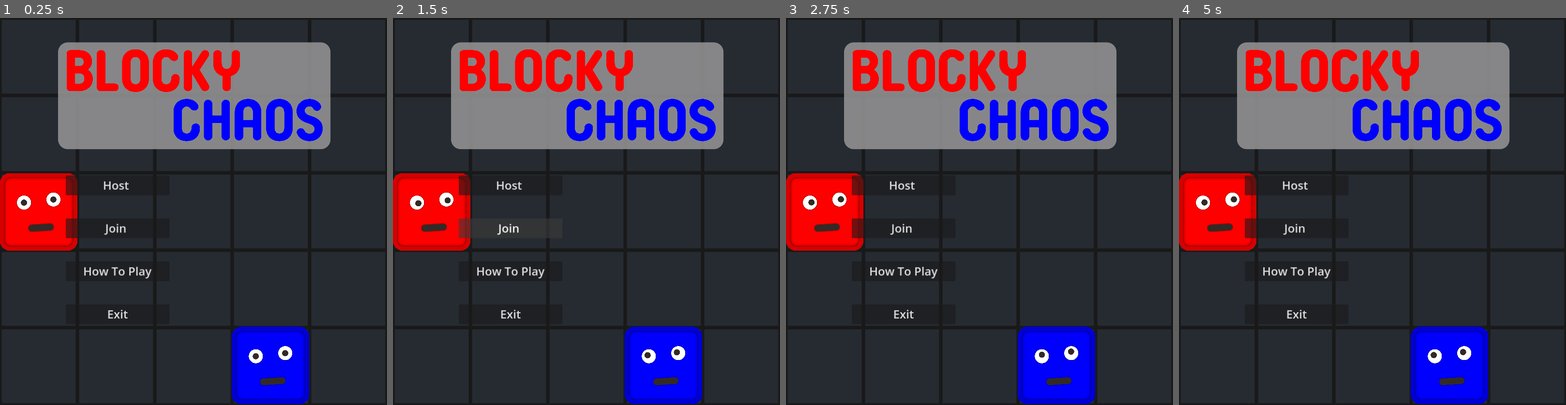
Above: before the commit, frames 1-4 (left to right).
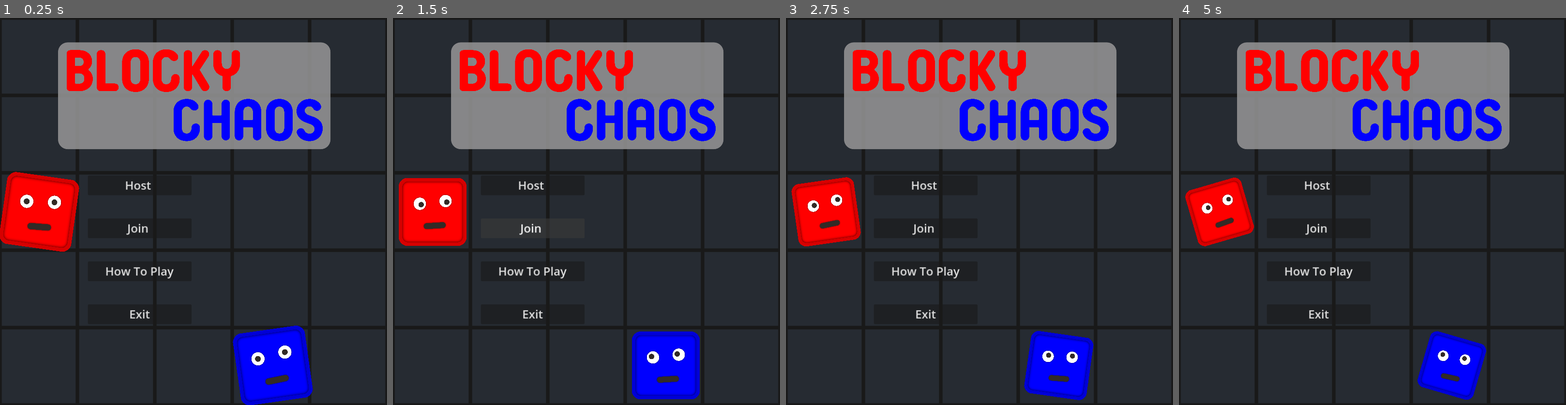
Above: after the commit, the same moments.

Repository: HephaistosForge/BlockyChaos
Game: Godot game, scene res://world/world.tscn
Two runs of this game, one before a commit and one after it. Both use one fixed random seed, a clock stepped at 60 frames per second and the inputs below.
Inputs (mouse positions are in pixels of both pictures, inside the frame that each line leads up to):
- Up to frame 1 (0.25 s): no input
- Up to frame 2 (1.5 s): move the mouse to (671, 192) at 0.52 s; hold D (right) 0.53-1.28 s; move the mouse to (509, 230) at 1.27 s; hold Escape (back_to_menu) from 1.28 s (still down)
- Up to frame 3 (2.75 s): move the mouse to (1018, 126) at 2.02 s; release Escape (back_to_menu) at 2.03 s; hold D (right) from 2.03 s (still down)
- Up to frame 4 (5 s): move the mouse to (1353, 288) at 2.77 s; release D (right) at 2.78 s; hold W (up) 2.78-3.53 s; move the mouse to (1488, 269) at 3.52 s; hold A (left) from 3.53 s (still down); move the mouse to (1256, 153) at 4.27 s

The runs differ from the first frame. In frame 1, 3.4% of the frame differs, in the area x 0-81%, y 39-100%; in frame 2, 4.4%; in frame 3, 5.4%; in frame 4, 6.2%, in the area x 0-80%, y 40-100%.

Commit message:
bouncing

Diff:
--- a/world/world.tscn
+++ b/world/world.tscn
@@ -104,6 +104,164 @@
 "fade_in": SubResource("Animation_va2wu")
 }
 
+[sub_resource type="Animation" id="Animation_cmqal"]
+resource_name = "bouncing"
+length = 2.0
+loop_mode = 1
+tracks/0/type = "value"
+tracks/0/imported = false
+tracks/0/enabled = true
+tracks/0/path = NodePath("MenuPlayerRed:rotation")
+tracks/0/interp = 1
+tracks/0/loop_wrap = true
+tracks/0/keys = {
+"times": PackedFloat32Array(0, 1),
+"transitions": PackedFloat32Array(1, 1),
+"update": 0,
+"values": [0.282743, -0.282743]
+}
+tracks/1/type = "value"
+tracks/1/imported = false
+tracks/1/enabled = true
+tracks/1/path = NodePath("MenuPlayerRed:position")
+tracks/1/interp = 1
+tracks/1/loop_wrap = true
+tracks/1/keys = {
+"times": PackedFloat32Array(0, 1),
+"transitions": PackedFloat32Array(1, 1),
+"update": 0,
+"values": [Vector2(-400, 1), Vector2(-395, 1)]
+}
+tracks/2/type = "value"
+tracks/2/imported = false
+tracks/2/enabled = true
+tracks/2/path = NodePath("MenuPlayerRed:scale")
+tracks/2/interp = 1
+tracks/2/loop_wrap = true
+tracks/2/keys = {
+"times": PackedFloat32Array(0, 1),
+"transitions": PackedFloat32Array(1, 1),
+"update": 0,
+"values": [Vector2(1, 1), Vector2(0.75, 0.75)]
+}
+tracks/3/type = "value"
+tracks/3/imported = false
+tracks/3/enabled = true
+tracks/3/path = NodePath("MenuPlayerBlue:rotation")
+tracks/3/interp = 1
+tracks/3/loop_wrap = true
+tracks/3/keys = {
+"times": PackedFloat32Array(0, 1),
+"transitions": PackedFloat32Array(1, 1),
+"update": 0,
+"values": [-0.282743, 0.282743]
+}
+tracks/4/type = "value"
+tracks/4/imported = false
+tracks/4/enabled = true
+tracks/4/path = NodePath("MenuPlayerBlue:position")
+tracks/4/interp = 1
+tracks/4/loop_wrap = true
+tracks/4/keys = {
+"times": PackedFloat32Array(0, 1),
+"transitions": PackedFloat32Array(1, 1),
+"update": 0,
+"values": [Vector2(205, 398), Vector2(205, 398)]
+}
+tracks/5/type = "value"
+tracks/5/imported = false
+tracks/5/enabled = true
+tracks/5/path = NodePath("MenuPlayerBlue:scale")
+tracks/5/interp = 1
+tracks/5/loop_wrap = true
+tracks/5/keys = {
+"times": PackedFloat32Array(0, 1),
+"transitions": PackedFloat32Array(1, 1),
+"update": 0,
+"values": [Vector2(1, 1), Vector2(0.75, 0.75)]
+}
+
+[sub_resource type="Animation" id="Animation_lk0en"]
+length = 0.001
+tracks/0/type = "value"
+tracks/0/imported = false
+tracks/0/enabled = true
+tracks/0/path = NodePath("MenuPlayerRed:rotation")
+tracks/0/interp = 1
+tracks/0/loop_wrap = true
+tracks/0/keys = {
+"times": PackedFloat32Array(0),
+"transitions": PackedFloat32Array(1),
+"update": 0,
+"values": [0.282743]
+}
+tracks/1/type = "value"
+tracks/1/imported = false
+tracks/1/enabled = true
+tracks/1/path = NodePath("MenuPlayerRed:position")
+tracks/1/interp = 1
+tracks/1/loop_wrap = true
+tracks/1/keys = {
+"times": PackedFloat32Array(0),
+"transitions": PackedFloat32Array(1),
+"update": 0,
+"values": [Vector2(-400, 1)]
+}
+tracks/2/type = "value"
+tracks/2/imported = false
+tracks/2/enabled = true
+tracks/2/path = NodePath("MenuPlayerRed:scale")
+tracks/2/interp = 1
+tracks/2/loop_wrap = true
+tracks/2/keys = {
+"times": PackedFloat32Array(0),
+"transitions": PackedFloat32Array(1),
+"update": 0,
+"values": [Vector2(1, 1)]
+}
+tracks/3/type = "value"
+tracks/3/imported = false
+tracks/3/enabled = true
+tracks/3/path = NodePath("MenuPlayerBlue:position")
+tracks/3/interp = 1
+tracks/3/loop_wrap = true
+tracks/3/keys = {
+"times": PackedFloat32Array(0),
+"transitions": PackedFloat32Array(1),
+"update": 0,
+"values": [Vector2(199, 398)]
+}
+tracks/4/type = "value"
+tracks/4/imported = false
+tracks/4/enabled = true
+tracks/4/path = NodePath("MenuPlayerBlue:rotation")
+tracks/4/interp = 1
+tracks/4/loop_wrap = true
+tracks/4/keys = {
+"times": PackedFloat32Array(0),
+"transitions": PackedFloat32Array(1),
+"update": 0,
+"values": [0.0]
+}
+tracks/5/type = "value"
+tracks/5/imported = false
+tracks/5/enabled = true
+tracks/5/path = NodePath("MenuPlayerBlue:scale")
+tracks/5/interp = 1
+tracks/5/loop_wrap = true
+tracks/5/keys = {
+"times": PackedFloat32Array(0),
+"transitions": PackedFloat32Array(1),
+"update": 0,
+"values": [Vector2(1, 1)]
+}
+
+[sub_resource type="AnimationLibrary" id="AnimationLibrary_a8210"]
+_data = {
+"RESET": SubResource("Animation_lk0en"),
+"bouncing": SubResource("Animation_cmqal")
+}
+
 [sub_resource type="StyleBoxFlat" id="StyleBoxFlat_j5pu1"]
 bg_color = Color(0.6, 0.6, 0.6, 0.831373)
 corner_radius_top_left = 25
@@ -166,10 +324,17 @@
 
 [node name="MenuPlayerRed" parent="MenuBackground" instance=ExtResource("4_l7k3v")]
 position = Vector2(-400, 1)
+rotation = 0.282743
 
 [node name="MenuPlayerBlue" parent="MenuBackground" instance=ExtResource("4_l7k3v")]
 position = Vector2(199, 398)
 color = Color(0, 0, 1, 1)
+
+[node name="AnimationPlayer" type="AnimationPlayer" parent="MenuBackground"]
+autoplay = "bouncing"
+libraries = {
+"": SubResource("AnimationLibrary_a8210")
+}
 
 [node name="LogoBackground" type="PanelContainer" parent="MenuBackground"]
 offset_left = -350.0
@@ -258,9 +423,9 @@
 script = ExtResource("7_v7vsj")
 
 [node name="Menu" type="VBoxContainer" parent="."]
-offset_left = -330.0
+offset_left = -273.0
 offset_top = -93.0
-offset_right = -62.0
+offset_right = -5.0
 offset_bottom = 287.0
 size_flags_horizontal = 3
 size_flags_vertical = 4
Not shown: 1 places in world/world.tscn that only renumber resources
